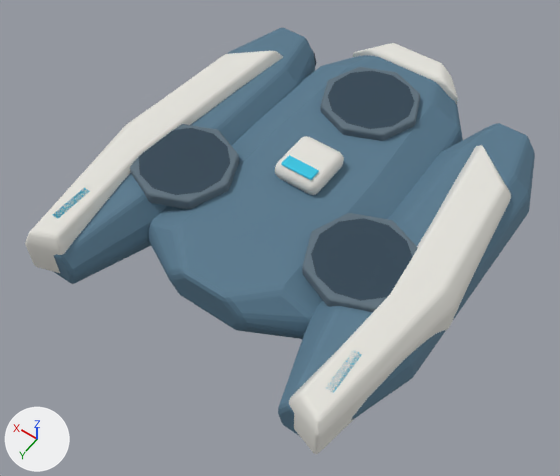
Before and after pictures for a commit that changed the Blender file space-battleship/dev/toon_ship/hulls/source/destroyer.blend.
One viewpoint serves both versions: a 50 mm camera at (-3.63, 5.6, 7.69) aimed at (-0.02, 0.54, -0.26). The axes (+X, +Y, +Z) are drawn at lower left. The lights are the same throughout. The picture after the commit comes second.

Names of what the first picture shows: 'HullArmor'.
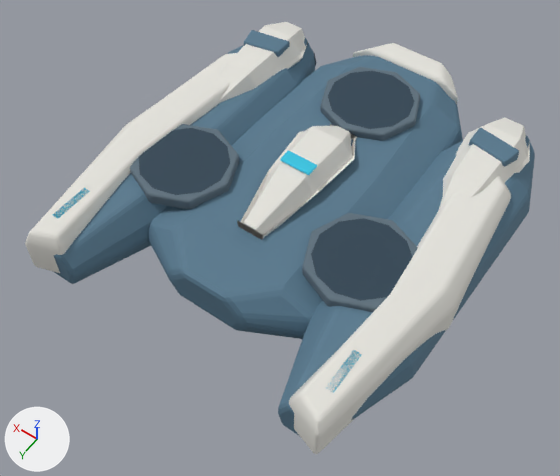
What the commit changed:
me_aftcap is used by ob_hullarmor; parent ob_hull; location (0.0, 0.0, 0.0).
me_aftcap had 1664 vertices, 1578 faces and spanned x -2.49..2.49, y -2.93..2.79, z -0.53..0.69.
me_aftcap now has 2280 vertices, 2174 faces and spans x -2.49..2.49, y -2.93..2.79, z -0.53..0.81.
me_aftcap part 1: the loose piece of 56 vertices spanning x -0.23..0.23, y 0.01..0.19, z 0.66..0.69 is scaled about its middle by (0.952, 1.03, 1.07), then moved by (0.0, 0.03, 0.12).
me_aftcap part 2: a new loose piece of 208 vertices spanning x -0.42..0.42, y -0.91..1.13, z 0.26..0.78, in mat_protoivory (white #e5e3dd).
me_aftcap part 3: a new loose piece of 176 vertices spanning x -2.21..-1.33, y -2.32..-0.44, z 0.24..0.7, in mat_protoivory (white #e5e3dd).
me_aftcap part 4: a new loose piece of 176 vertices spanning x 1.33..2.21, y -2.32..-0.44, z 0.24..0.7, in mat_protoivory (white #e5e3dd).
me_aftcap part 5: a new loose piece of 56 vertices spanning x -2.09..-1.49, y -1.82..-1.42, z 0.54..0.71, in mat_protohullblue (blue #57798e).
me_aftcap part 6: a new loose piece of 56 vertices spanning x 1.49..2.09, y -1.82..-1.42, z 0.54..0.71, in mat_protohullblue (blue #57798e).
Part 7, on me_aftcap:
56 vertices are removed from x -0.33..0.33, y -0.48..0.24, z 0.4..0.66.
54 faces are deleted.

Changed parts and their boxes (x1, y1, x2, y2) in the pictures (560 x 476 px; the box of a moved part takes in the faces that stretch with it):
'HullArmor', reshaped
    before: (25, 28, 535, 454)
    after: (25, 22, 535, 454)
part 1 of me_aftcap, moved or reshaped
    before: (281, 155, 319, 180)
    after: (280, 151, 317, 175)
part 2 of me_aftcap, added
    after: (237, 124, 357, 240)
part 3 of me_aftcap, added
    after: (439, 117, 530, 210)
part 4 of me_aftcap, added
    after: (220, 22, 308, 102)
part 5 of me_aftcap, added (blue)
    after: (469, 128, 519, 167)
part 6 of me_aftcap, added (blue)
    after: (244, 30, 290, 57)
part 7 of me_aftcap, deleted
    before: (275, 136, 344, 195)
